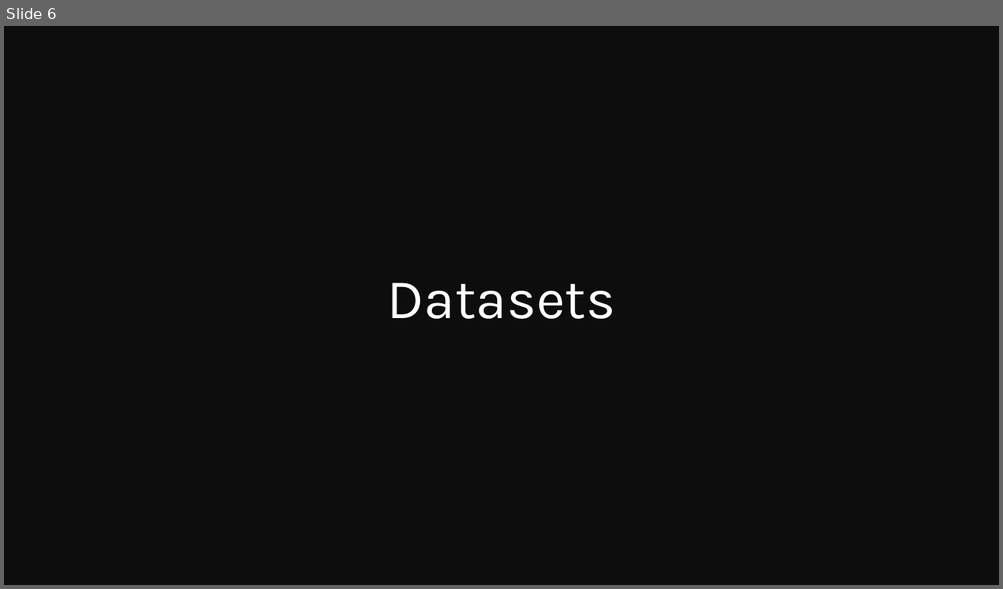
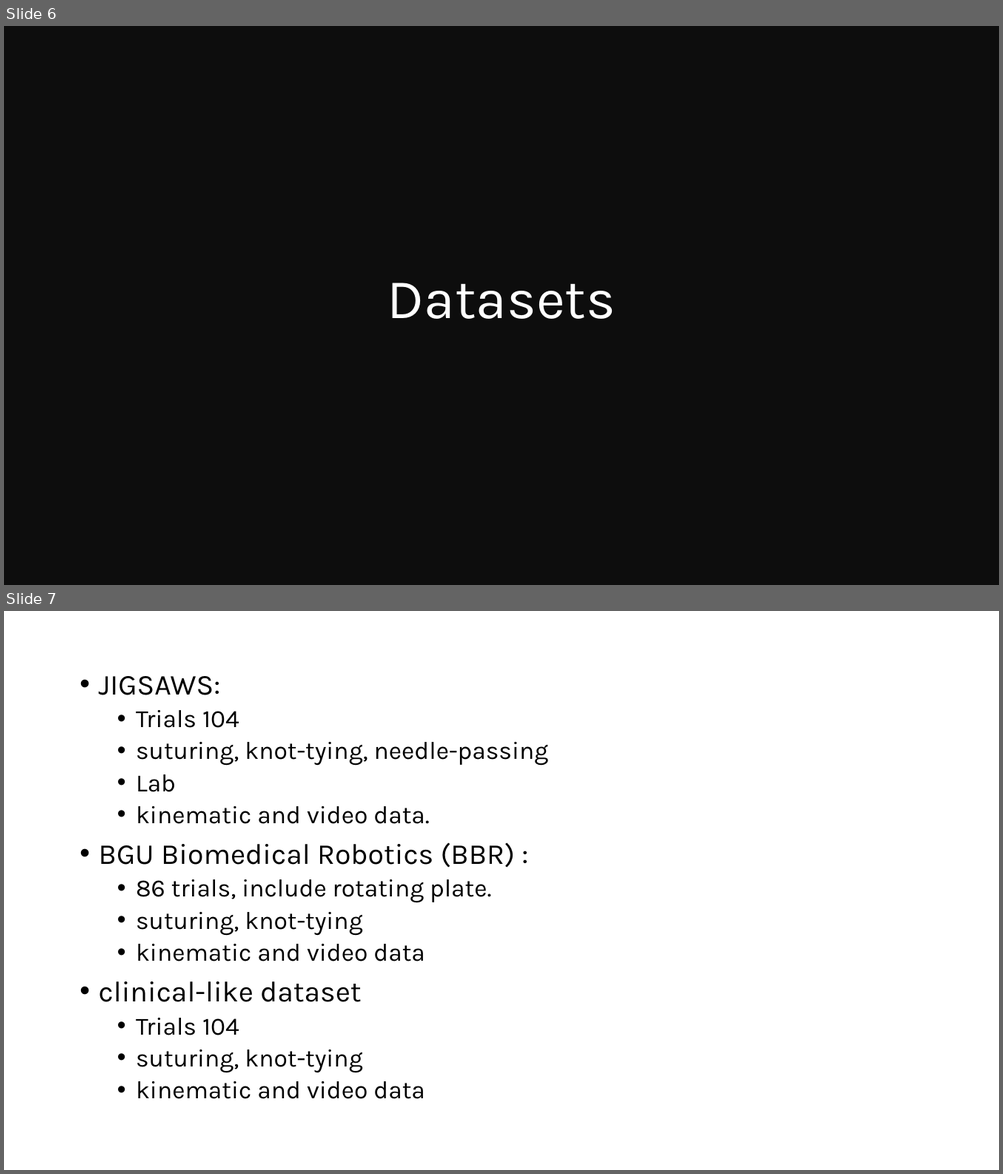
Before and after one commit to MosheBraunshtein/thesis_ML_bio, a slide deck: articles/BGU_bio_medical_articles/Generalization of Deep Learning Gesture Classification in Robotic-Assisted Surgical Data - From Dry Lab to Clinical-Like Data/summary.pptx. Shown one above the other, each under a label of ours: slide 6 before the commit, slides 6 and 7 after it. The pictures are 1003x589 and 1003x1174 pixels, drawn with LibreOffice and Linux fonts; fonts in the diff are those of the drawing. Boxes give left, top, right and bottom in pixels: in the first picture for what was removed or moved away, otherwise in the second. Text is boxed around its words. In the diff, an @@ line names an element or a change of style, - is before the commit and + after.

```diff
--- a/articles/BGU_bio_medical_articles/Generalization of Deep Learning Gesture Classification in Robotic-Assisted Surgical Data - From Dry Lab to Clinical-Like Data/summary.pptx
+++ b/articles/BGU_bio_medical_articles/Generalization of Deep Learning Gesture Classification in Robotic-Assisted Surgical Data - From Dry Lab to Clinical-Like Data/summary.pptx
@@ slide 7 added at [4,611,999,1170], background #FFFFFF @@
@@ text added at [99,676,549,1099], 24 pt, text #000000 @@
+• JIGSAWS:
+  • Trials 104
+  • suturing, knot-tying, needle-passing
+  • Lab
+  • kinematic and video data.
+• BGU Biomedical Robotics (BBR) :
+  • 86 trials, include rotating plate.
+  • suturing, knot-tying
+  • kinematic and video data
+• clinical-like dataset
+  • Trials 104
+  • suturing, knot-tying
+  • kinematic and video data
```
Also in this commit, not shown: 1 slide changed, 3 slides removed, 1 other file.
